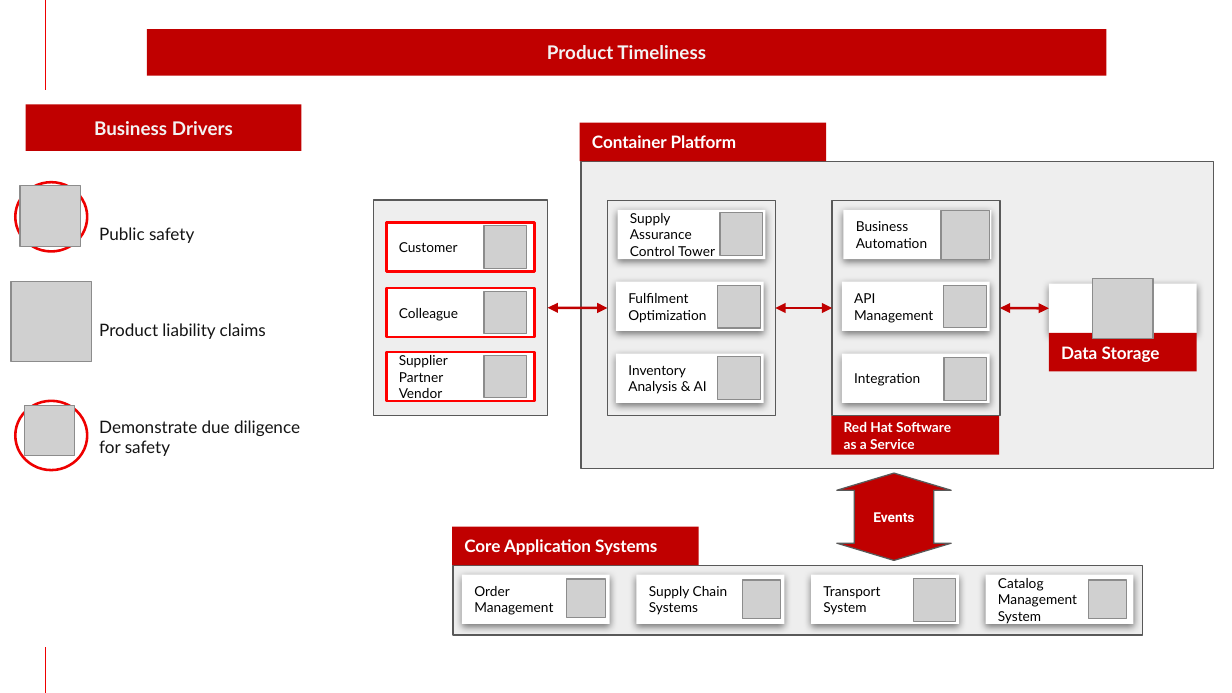
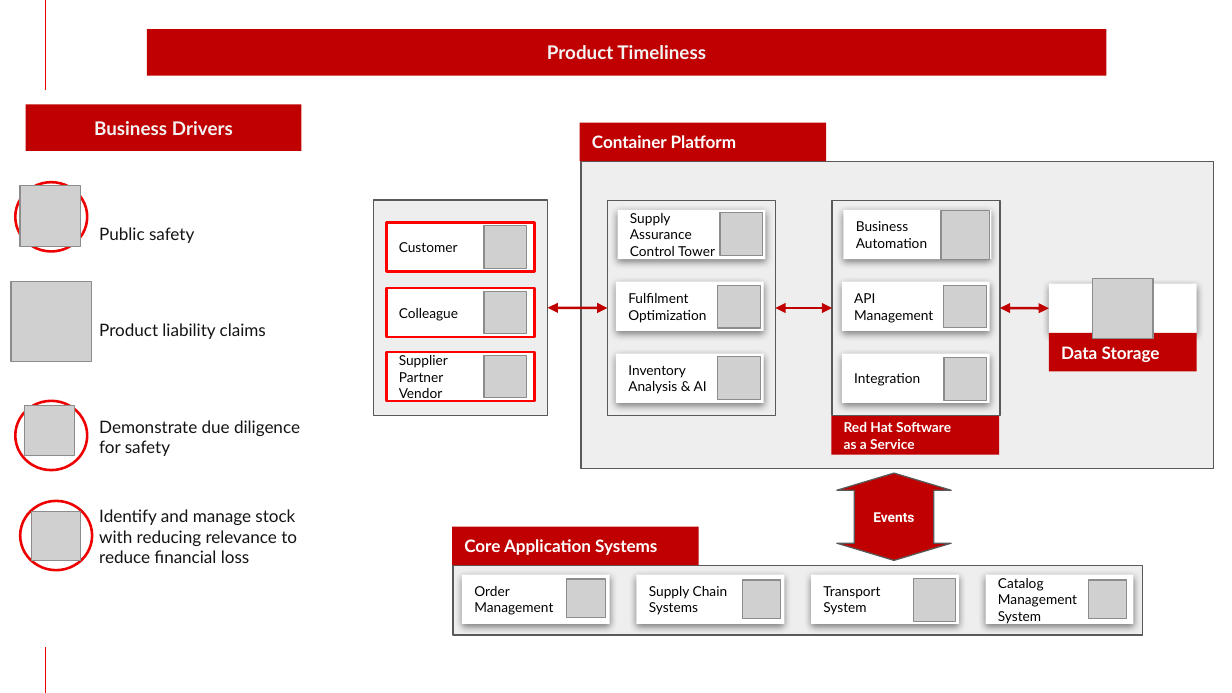
Before and after one commit to brucedkyle/architectures, a slide deck: slide 4 of docs/supplychain/downloads/SupplyChainOptimization.pptx. Drawn at 1232x693 pixels with LibreOffice and Linux fonts; fonts in the diff are those of the drawing; grey boxes stand for pictures; background and template pictures are left out. Boxes give left, top, right and bottom in pixels: in the first picture for what was removed or moved away, otherwise in the second. Text is boxed around its words. In the diff, an @@ line names an element or a change of style, - is before the commit and + after.

```diff
--- a/docs/supplychain/downloads/SupplyChainOptimization.pptx
+++ b/docs/supplychain/downloads/SupplyChainOptimization.pptx
@@ ellipse added at [20,501,91,570], outline #EE0000 1.5 pt @@
@@ text added at [99,509,297,563], 10 pt, text #141414 @@
+Identify and manage stock with reducing relevance to reduce financial loss
@@ picture added at [32,511,81,561] @@
```
Also in this commit, not shown: 6 other slides changed, 4 other files.
